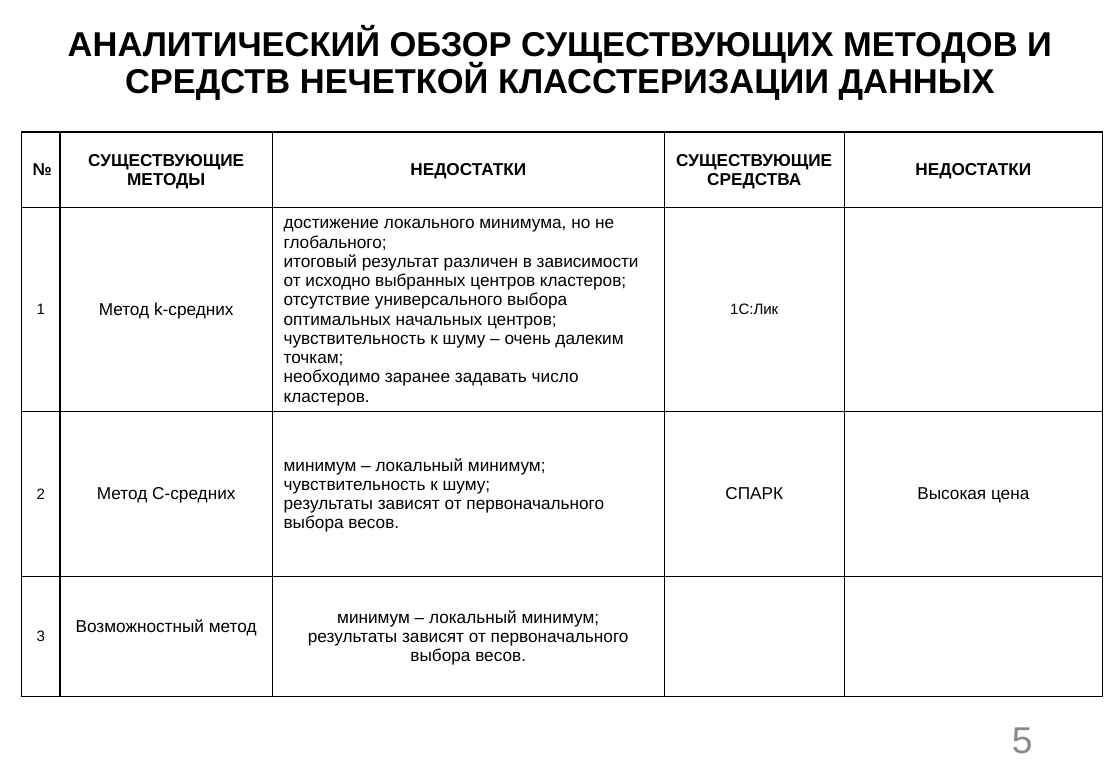
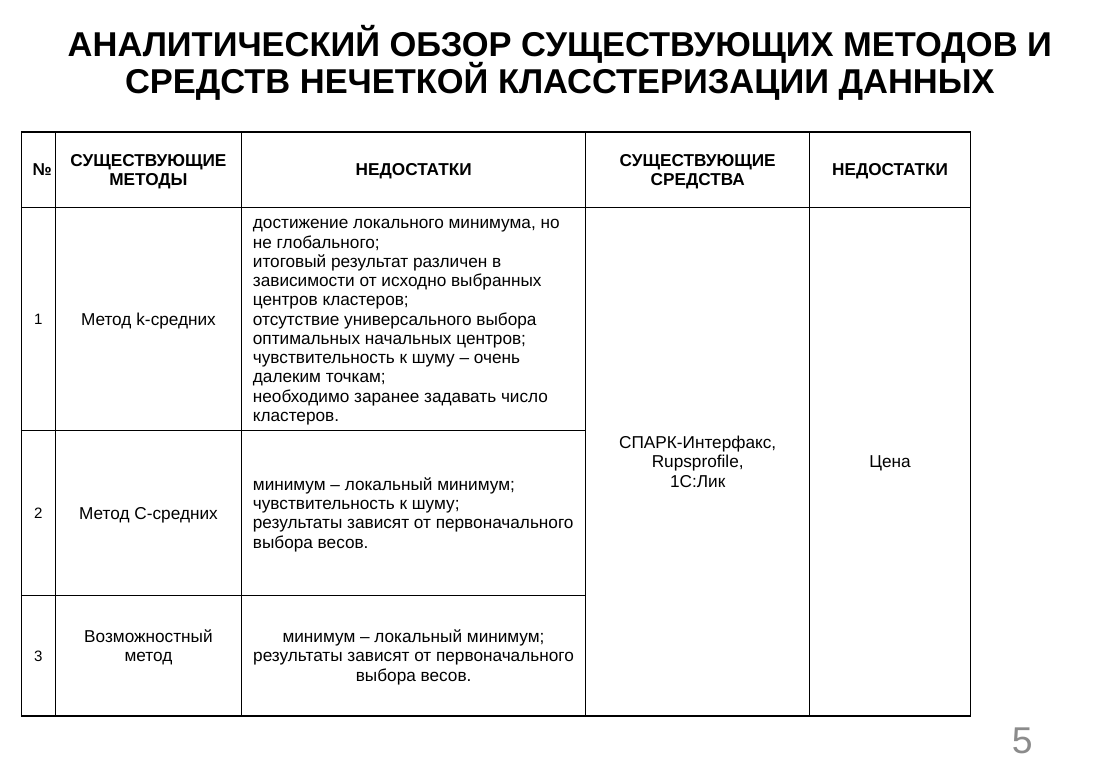
Before and after one commit to mJaJksJ/Master-thesis, a slide deck: slide 5 of 3 semester/Мясников. Презентация.pptx. Drawn at 1120x775 pixels with LibreOffice and Linux fonts; fonts in the diff are those of the drawing. Boxes give left, top, right and bottom in pixels: in the first picture for what was removed or moved away, otherwise in the second. Text is boxed around its words. In the diff, an @@ line names an element or a change of style, - is before the commit and + after.

```diff
--- a/3 semester/Мясников. Презентация.pptx
+++ b/3 semester/Мясников. Презентация.pptx
@@ table at box(22, 132, 972, 732) @@
-row 2, column 4: 1С:Лик
+row 2, column 4: СПАРК-Интерфакс, Ruрsprofile, / 1C:Лик
-row 2, column 5: 
+row 2, column 5: Цена
-row 3, column 4: СПАРК
+row 3, column 4: 
-row 3, column 5: Высокая цена
+row 3, column 5: 
@@ table: place and size @@
-table at box(22, 132, 1102, 712)
+table at box(22, 132, 972, 732)
```
Also in this commit, not shown: 1 other slide changed, 1 slide added, 2 slides removed, 3 other files.
